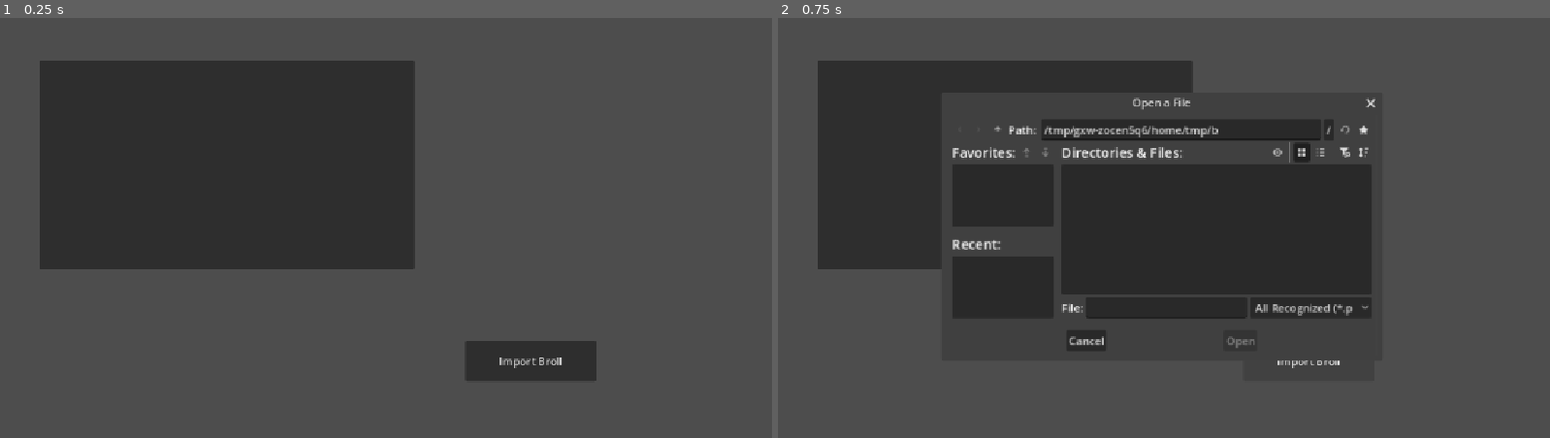
Above: before the commit, frames 1-2 (left to right).
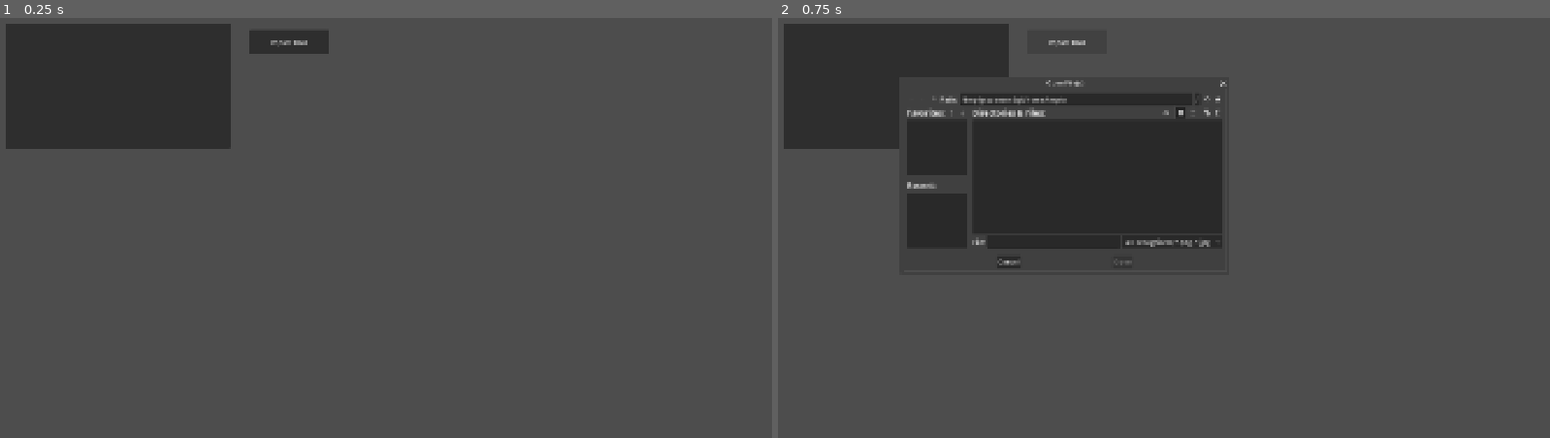
Above: after the commit, the same moments.

Repository: etper/broll-record-app
Game: Godot game, scene res://main.tscn
Same seed, same stepped clock (60 frames per second), same inputs: the game is played once before the commit and once after it.
Inputs:
- Up to frame 1 (0.25 s): no input
- Up to frame 2 (0.75 s): click "Import Broll" at 0.5 s

The runs differ from the first frame. In frame 1, 25% of the frame differs, in the area x 0-78%, y 1-87%; in frame 2, 21%.

Commit message:
importing works fine

Diff:
--- a/main.gd
+++ b/main.gd
@@ -14,12 +14,14 @@
 	$UI/FileDialog.popup_centered()
 
 
-func _on_file_dialog_file_selected(paths: PackedStringArray):
+func _on_file_dialog_files_selected(paths: PackedStringArray):
 
 	for path in paths:
 
 		# Prevent duplicates
 		var exists := false
+
+		print("Selected: ", path)
 
 		for broll in brolls:
 			if broll["path"] == path:
--- a/main.tscn
+++ b/main.tscn
@@ -13,32 +13,33 @@
 
 [node name="ImportButton" type="Button" parent="UI" unique_id=1888950032]
 layout_mode = 0
-offset_left = 697.0
-offset_top = 480.0
-offset_right = 891.0
-offset_bottom = 541.0
+offset_left = 628.0
+offset_top = 32.0
+offset_right = 822.0
+offset_bottom = 93.0
 text = "Import Broll"
 
 [node name="ItemList" type="ItemList" parent="UI" unique_id=862693527]
 layout_mode = 0
-offset_left = 64.0
-offset_top = 64.0
-offset_right = 621.0
-offset_bottom = 375.0
+offset_left = 22.0
+offset_top = 15.0
+offset_right = 579.0
+offset_bottom = 326.0
 
 [node name="FileDialog" type="FileDialog" parent="UI" unique_id=398415154]
-title = "Open a File"
-file_mode = 0
+title = "Open File(s)"
+size = Vector2i(1280, 720)
+file_mode = 1
 access = 2
 filters = PackedStringArray("*.png", "*.jpg", "*.jpeg", "*.webp")
 
 [node name="TextureRect" type="TextureRect" parent="UI" unique_id=1035097704]
 layout_mode = 0
-offset_left = 204.0
-offset_top = 310.0
-offset_right = 326.0
-offset_bottom = 390.0
+offset_left = 790.0
+offset_top = 349.0
+offset_right = 1680.0
+offset_bottom = 985.0
 
 [connection signal="pressed" from="UI/ImportButton" to="." method="_on_import_button_pressed"]
 [connection signal="item_selected" from="UI/ItemList" to="." method="_on_item_list_item_selected"]
-[connection signal="file_selected" from="UI/FileDialog" to="." method="_on_file_dialog_file_selected"]
+[connection signal="files_selected" from="UI/FileDialog" to="." method="_on_file_dialog_files_selected"]
--- a/project.godot
+++ b/project.godot
@@ -17,6 +17,8 @@
 
 [display]
 
+window/size/viewport_width=1920
+window/size/viewport_height=1080
 window/stretch/mode="canvas_items"
 window/stretch/aspect="expand"
 
